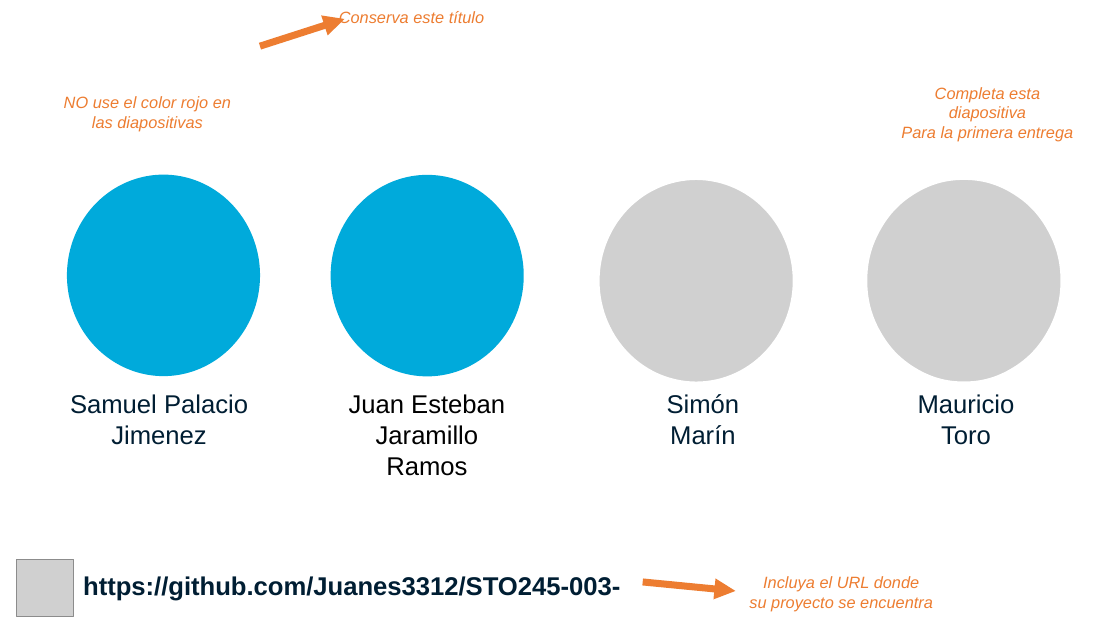
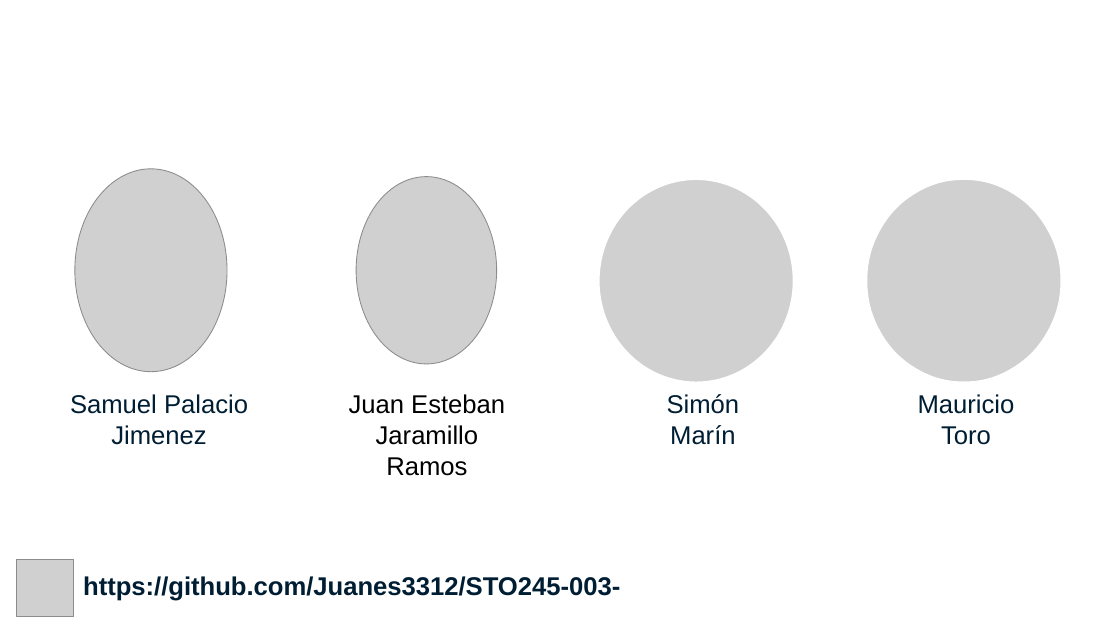
Before and after one commit to Juanes3312/ST0245-003, a slide deck: slide 2 of proyecto/informe/Entrega.pptx. Drawn at 1120x630 pixels with LibreOffice and Linux fonts; fonts in the diff are those of the drawing; grey boxes stand for pictures; background and template pictures are left out. Boxes give left, top, right and bottom in pixels: in the first picture for what was removed or moved away, otherwise in the second. Text is boxed around its words. In the diff, an @@ line names an element or a change of style, - is before the commit and + after.

Commit message:
entrega 3

```diff
--- a/proyecto/informe/Entrega.pptx
+++ b/proyecto/informe/Entrega.pptx
@@ freeform shape removed at <box>260,19,344,46</box> @@
@@ text removed at <box>339,11,484,24</box> @@
-Conserva este título
@@ text removed at <box>901,87,1073,142</box> @@
-Completa esta diapositiva
-Para la primera entrega
@@ text removed at <box>64,96,231,131</box> @@
-NO use el color rojo en las diapositivas
@@ ellipse removed at <box>67,175,260,376</box> @@
@@ picture added at <box>75,169,227,372</box> @@
@@ ellipse removed at <box>331,175,524,376</box> @@
@@ picture added at <box>356,176,497,364</box> @@
@@ freeform shape removed at <box>643,582,735,592</box> @@
@@ text removed at <box>749,576,933,611</box> @@
-Incluya el URL donde
-su proyecto se encuentra
```
Also in this commit, not shown: 6 other slides changed, 3 slides added, 5 slides removed, 4 other files.
